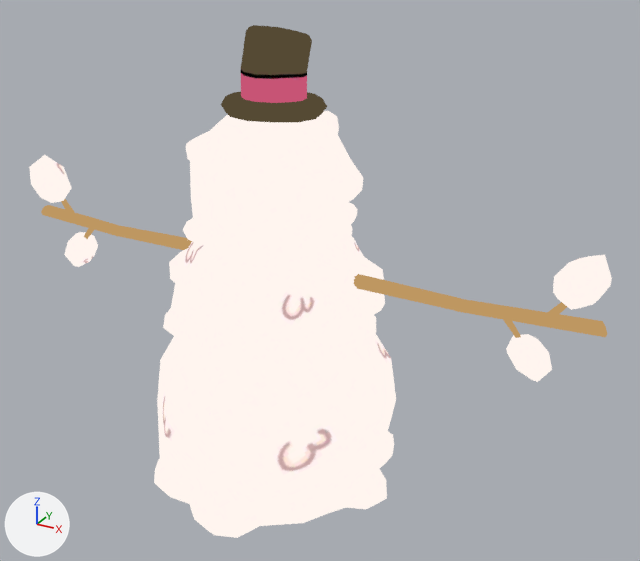
An edit to the glTF model godot/assets/models/battle/summons/SnowNice.glb, drawn before and after from the same camera.
Camera for both pictures: a 50 mm lens placed at (0.206, -0.33, 0.28), pointed at (0.014, 0.021, 0.105). Lighting does not change. The marker at lower left points along +X, +Y and +Z. The older version comes first. Both versions are drawn at frame 42 of the action 'SnowNice_Idle'; the numbers are the values there. Vertices at exactly the same position are counted once.

In view in the first picture: 'SnowNice.001'.
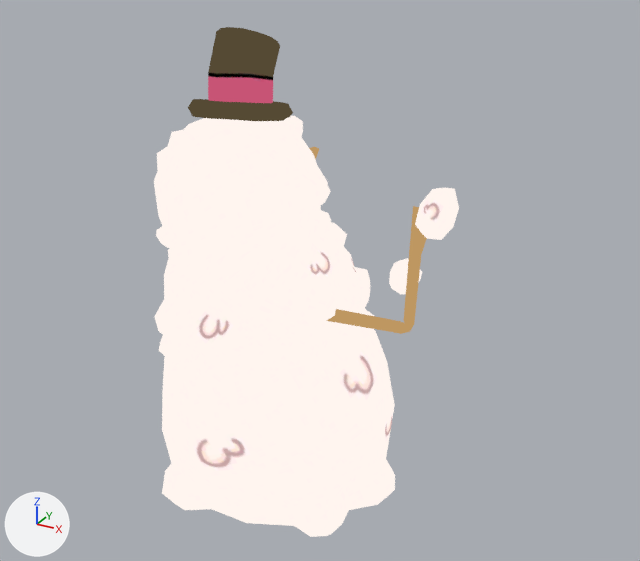
Pixel boxes (x1, y1, x2, y2) of what changed, in the pictures (640 x 561 px; the box of a moved part takes in the faces that stretch with it):
'SnowNice.001', reshaped, rescaled, moved, turned
    before: (29, 25, 612, 538)
    after: (154, 27, 459, 537)
part 1 of me_snownice, moved or reshaped (not visible afterwards)
    before: (61, 199, 75, 217)
part 2 of me_snownice, moved or reshaped (not visible afterwards)
    before: (84, 228, 94, 239)
part 3 of me_snownice, moved or reshaped
    before: (542, 302, 567, 319)
    after: (414, 233, 427, 257)
part 4 of me_snownice, moved or reshaped (not visible afterwards)
    before: (504, 320, 521, 338)
part 5 of me_snownice, moved or reshaped
    before: (221, 92, 327, 122)
    after: (188, 99, 293, 121)
part 6 of me_snownice, moved or reshaped
    before: (241, 25, 312, 103)
    after: (208, 27, 280, 103)
part 7 of me_snownice, moved or reshaped (not visible afterwards)
    before: (29, 155, 72, 203)
part 8 of me_snownice, moved or reshaped (mostly hidden afterwards)
    before: (64, 232, 98, 267)
    after: (321, 176, 331, 205)
part 9 of me_snownice, moved or reshaped
    before: (553, 255, 612, 310)
    after: (415, 187, 459, 240)
part 10 of me_snownice, moved or reshaped
    before: (506, 334, 552, 382)
    after: (389, 258, 422, 294)
part 11 of me_snownice, moved or reshaped
    before: (41, 111, 607, 538)
    after: (154, 116, 421, 537)

What changed in the scene script:
```text
Change me_snownice:
    used by ob_snownice_001; parent = ob_snownice; location = (0.0, 0.0, 0.0); rotation_euler = (1.571, 0.0, 0.0), in degrees (90, 0, 0)
    remove me_snownice.from_pydata(...)  # 813 vertices, 1556 faces; spans x -3.08..3.07, y 0.0..4.57, z -1.26..1.25
    add me_snownice.from_pydata(...)  # 813 vertices, 1556 faces; spans x -1.28..1.62, y -1.19..1.97, z 0.0..4.55
    me_snownice part 1: the loose piece of 6 vertices spanning x -2.81..-2.55, y 2.33..2.63, z -0.11..-0.02 is multiplied about its middle by the matrix ((-0.203, -0.174, -0.964), (-0.101, -0.975, 0.197), (-0.974, 0.138, 0.18)), then moved by (2.14, -1.17, 2.81)
    me_snownice part 2: the loose piece of 6 vertices spanning x -2.44..-2.22, y 2.13..2.38, z -0.07..0.0 is multiplied about its middle by the matrix ((-0.203, -0.174, -0.964), (-0.101, -0.975, 0.197), (-0.974, 0.138, 0.18)), then moved by (1.73, -0.74, 2.41)
    me_snownice part 3: the loose piece of 6 vertices spanning x 2.55..2.81, y 2.33..2.63, z -0.12..-0.02 is multiplied about its middle by the matrix ((-0.126, 0.558, 0.82), (0.722, -0.516, 0.461), (0.68, 0.65, -0.338)), then moved by (-1.38, -2.0, 2.76)
    me_snownice part 4: the loose piece of 6 vertices spanning x 2.22..2.45, y 2.13..2.38, z -0.07..0.0 is multiplied about its middle by the matrix ((-0.126, 0.558, 0.82), (0.722, -0.516, 0.461), (0.68, 0.65, -0.338)), then moved by (-1.09, -1.89, 2.33)
    me_snownice part 5: the loose piece of 38 vertices spanning x -0.47..0.47, y 3.78..3.96, z -0.52..0.41 is multiplied about its middle by the matrix ((0.981, -0.063, -0.182), (-0.172, 0.139, -0.975), (0.087, 0.988, 0.125)), then moved by (-0.24, -4.0, 3.89)
    me_snownice part 6: the loose piece of 49 vertices spanning x -0.29..0.29, y 3.9..4.57, z -0.44..0.23 is multiplied about its middle by the matrix ((0.981, -0.063, -0.182), (-0.172, 0.139, -0.975), (0.087, 0.988, 0.125)), then moved by (-0.25, -4.27, 4.3)
    me_snownice part 7: the loose piece of 26 vertices spanning x -3.05..-2.62, y 2.51..3.01, z -0.24..0.13 is multiplied about its middle by the matrix ((-0.203, -0.174, -0.964), (-0.101, -0.975, 0.197), (-0.974, 0.138, 0.18)), then moved by (2.27, -1.7, 2.99)
    me_snownice part 8: the loose piece of 26 vertices spanning x -2.68..-2.3, y 1.81..2.24, z -0.18..0.12 is multiplied about its middle by the matrix ((-0.203, -0.174, -0.964), (-0.101, -0.975, 0.197), (-0.974, 0.138, 0.18)), then moved by (1.96, -0.27, 2.53)
    me_snownice part 9: the loose piece of 26 vertices spanning x 2.62..3.07, y 2.52..3.01, z -0.24..0.13 is multiplied about its middle by the matrix ((-0.126, 0.558, 0.82), (0.722, -0.516, 0.461), (0.68, 0.65, -0.338)), then moved by (-1.4, -2.31, 3.04)
    me_snownice part 10: the loose piece of 26 vertices spanning x 2.29..2.69, y 1.8..2.21, z -0.18..0.12 is multiplied about its middle by the matrix ((-0.126, 0.558, 0.82), (0.722, -0.516, 0.461), (0.68, 0.65, -0.338)), then moved by (-1.41, -1.4, 2.28)
    me_snownice part 11: 598 of 813 vertices moved; they spanned x -3.08..3.07, y 0.0..3.9, z -1.26..1.25 and now span x -1.28..1.44, y -1.19..1.52, z 0.0..3.87; mean shift (-0.06, -2.18, 2.08); largest move (0.0, 3.9, 0.0) -> (-0.25, -0.26, 3.87)
Change ob_snownice_001:
    remove ob_snownice_001.parent = ob_snownice
    ob_snownice_001.rotation_euler: (1.571, 0.0, 0.0) -> (0.0, 0.0, 0.0)  # degrees (90, 0, 0) -> degrees (0, 0, 0)
    ob_snownice_001.scale: (1.0, 1.0, 1.0) -> (0.05, 0.05, 0.05)
```
